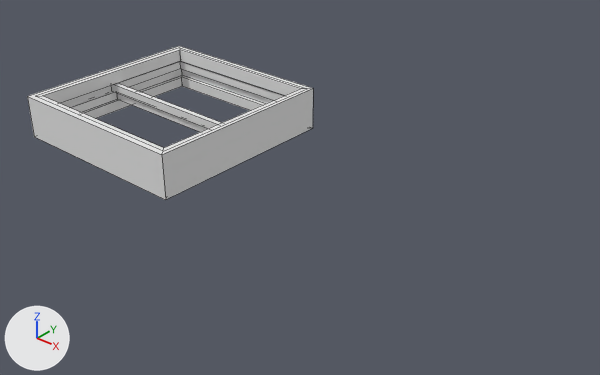
A saved change to the Blender file Blender assets/Blender models/Buildings/Cabin Window.blend.
Before and after are seen from a 50 mm camera at (6.03, -5.04, 3.34) aimed at (1.66, 0.03, -0.28). Lighting does not change. The marker at lower left points along +X, +Y and +Z. Mesh edges are drawn as thin lines.

In view in the first picture: 'WindowBottom', 'WindowFrame', 'WindowTop'.
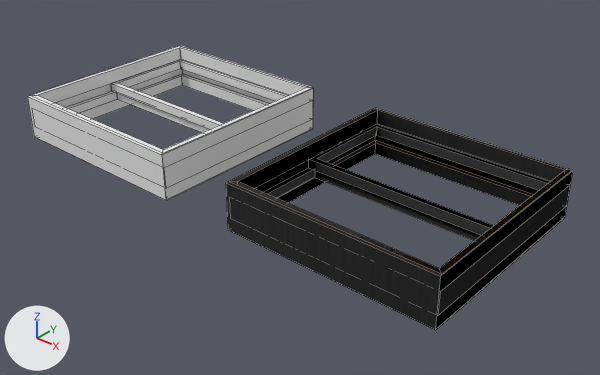
Commit message: Finished Cabin 1

The change in detail:
Picture 'WindowTex_' (img_windowtex) is new.
Picture 'Window1Norm_' (img_window1norm) is new.
Material 'WindowTex' (mat_windowtex) is new.
Uses the picture img_window1norm.
Uses the picture img_windowtex.
me_cube_034 has 40 vertices, 36 faces and spans x -1.0..1.0, y -0.29..0.15, z -1.0..1.0.
me_cube_034 is used by ob_windowframe; location (0.0, 0.0, -0.068); rotation (-1.571, 0.0, 0.0), in degrees (-90, 0, 0).
me_cube_034 part 1: all 32 vertices in x -0.94..0.96, y -0.29..0.15, z -0.95..0.95 are scaled about their middle by 1.04.
Mesh me_cube_008 is new.
It has 16 vertices, 12 faces and spans x -1.0..1.0, y -0.29..0.15, z -0.03..1.0.
It uses material mat_windowtex.
Mesh me_cube_007 is new.
It has 16 vertices, 12 faces and spans x -1.0..1.0, y -0.29..0.15, z -0.03..1.0.
It uses material mat_windowtex.
Mesh me_cube_006 is new.
It has 40 vertices, 36 faces and spans x -1.0..1.0, y -0.3..0.16, z -1.0..1.0.
It uses material mat_windowtex.
Object 'WindowBottom.001' (ob_windowbottom_001) is new; it shows me_cube_008.
Its location is (2.77, -0.919, -0.068).
Its rotation in degrees is (-90, 0, 0).
Its scale is (0.962, 0.202, 0.962).
Object 'WindowTop.001' (ob_windowtop_001) is new; it shows me_cube_007.
Its location is (2.77, 0.0, 0.021).
Its rotation in degrees is (-90, 0, 0).
Its scale is (0.962, 0.202, 0.962).
Object 'WindowFrame.001' (ob_windowframe_001) is new; it shows me_cube_006.
Its location is (2.77, 0.0, -0.068).
Its rotation in degrees is (-90, 0, 0).

Changed parts and their boxes [x1, y1, x2, y2] in the pictures (600 x 375 px; the box of a moved part takes in the faces that stretch with it):
'WindowFrame.001', added
    after: [226, 108, 573, 330]
'WindowTop.001', added
    after: [308, 124, 550, 235]
'WindowBottom.001', added
    after: [263, 168, 481, 241]
part 1 of me_cube_034, moved or reshaped
    before: [28, 46, 312, 155]
    after: [28, 46, 313, 200]
